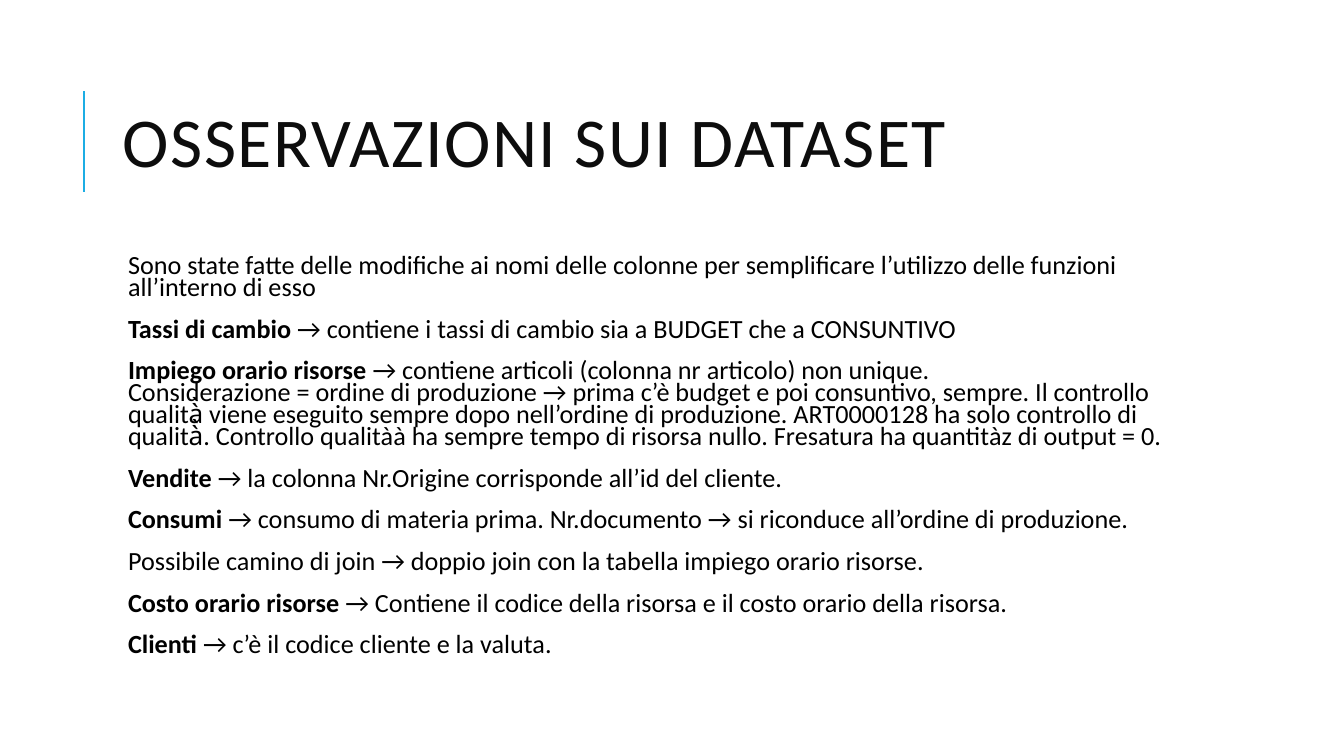
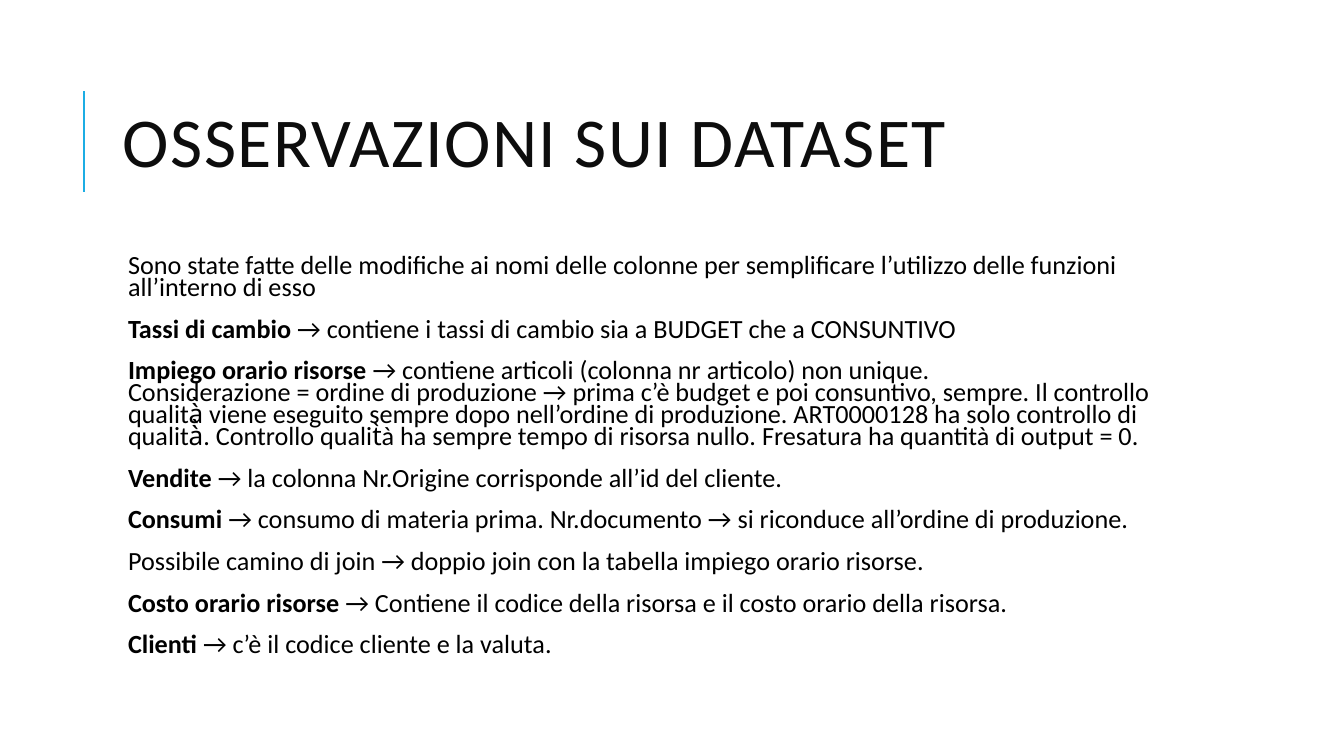
Before and after one commit to VinciGit00/SCGProject, a slide deck: slide 4 of Document/PresentazioneProgetto.pptx. Drawn at 1344x756 pixels with LibreOffice and Linux fonts; fonts in the diff are those of the drawing. Boxes give left, top, right and bottom in pixels: in the first picture for what was removed or moved away, otherwise in the second. Text is boxed around its words. In the diff, an @@ line names an element or a change of style, - is before the commit and + after.

```diff
--- a/Document/PresentazioneProgetto.pptx
+++ b/Document/PresentazioneProgetto.pptx
@@ text at bbox=[128, 360, 1149, 450]: text changed @@
-  Impiego orario risorse → contiene articoli (colonna nr articolo) non unique.
-  Considerazione = ordine di produzione → prima c’è budget e poi consuntivo, sempre. Il controllo qualità̀ viene eseguito sempre dopo nell’ordine di produzione. ART0000128 ha solo controllo di qualità̀. Controllo qualitàà ha sempre tempo di risorsa nullo. Fresatura ha quantitàz di output = 0.
+  Impiego orario risorse → contiene articoli (colonna nr articolo) non unique.
+  Considerazione = ordine di produzione → prima c’è budget e poi consuntivo, sempre. Il controllo qualità̀ viene eseguito sempre dopo nell’ordine di produzione. ART0000128 ha solo controllo di qualità̀. Controllo qualit̀à ha sempre tempo di risorsa nullo. Fresatura ha quantità di output = 0.
```
Also in this commit, not shown: 1 other slide changed, 4 other files.
